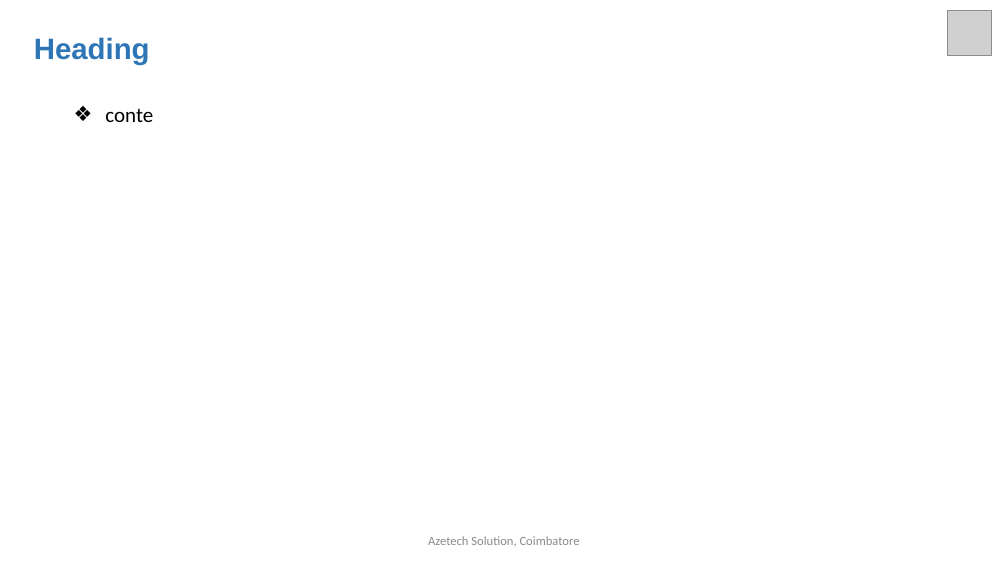
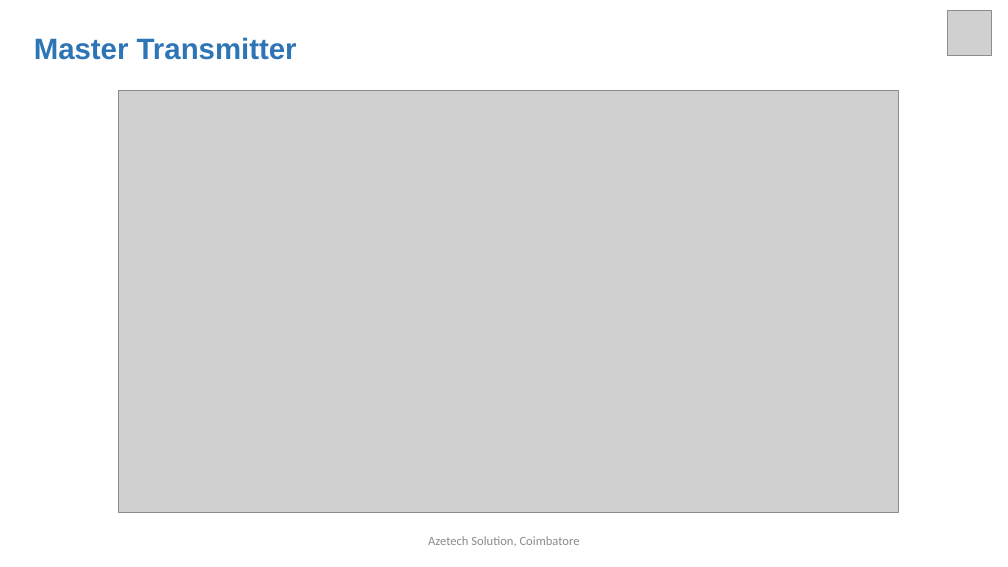
Before and after one commit to arulnelson/AZETECH-CLASS-NOTES, a slide deck: slide 12 of STM32_DOCS/I2C_in_STM32.pptx (slide 11 before the commit). Drawn at 1008x567 pixels with LibreOffice and Linux fonts; fonts in the diff are those of the drawing; grey boxes stand for pictures. Boxes give left, top, right and bottom in pixels: in the first picture for what was removed or moved away, otherwise in the second. Text is boxed around its words. In the diff, an @@ line names an element or a change of style, - is before the commit and + after.

```diff
--- a/STM32_DOCS/I2C_in_STM32.pptx
+++ b/STM32_DOCS/I2C_in_STM32.pptx
@@ text at (34,37,297,60): text changed @@
-Heading
+Master Transmitter
@@ text removed at (105,108,153,122) @@
-❖ conte
@@ picture added at (118,91,898,513) @@
```
Also in this commit, not shown: 10 other slides changed, 5 slides added.
